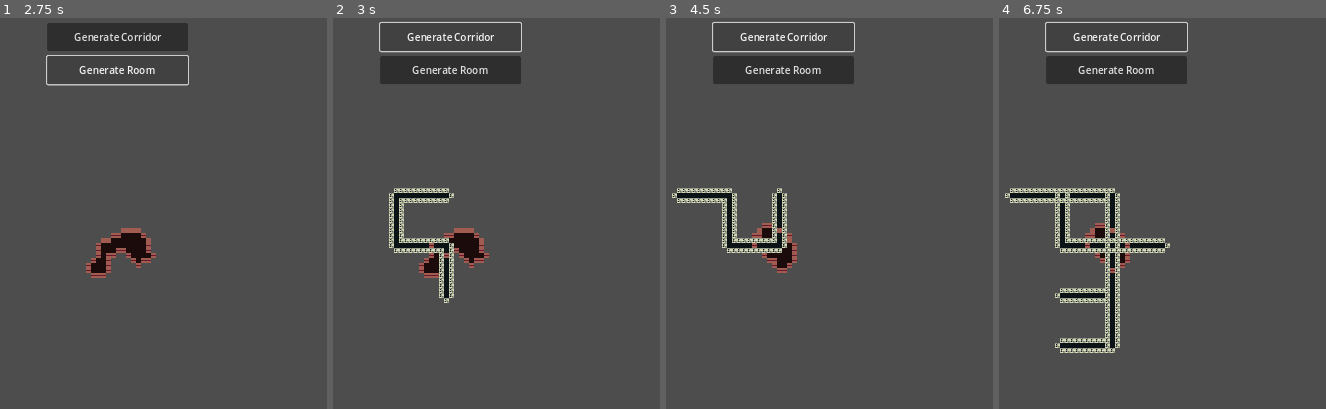
Above: before the commit, frames 1-4 (left to right).
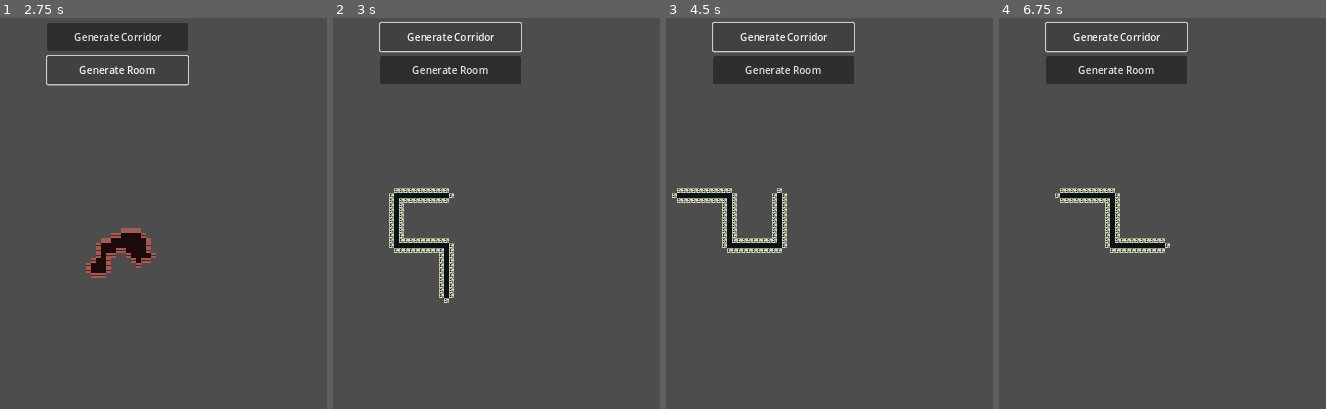
Above: after the commit, the same moments.

Repository: WizardsNStuff/Zealot-of-Wanderlust
Game: Godot game, scene res://Proc Gen/proc_gen.tscn
The game is run twice, just before and just after one commit, with the same random seed, the same clock (stepped at 60 frames per second) and the same inputs. This scene is started directly instead of the project's main scene.
Inputs:
- Up to frame 1 (2.75 s): click "Generate Corridor" at 0.5 s; click "Generate Room" at 1.25 s; click "Generate Room" at 2 s
- Up to frame 2 (3 s): click "Generate Corridor" at 2.75 s
- Up to frame 3 (4.5 s): click "Generate Room" at 3.5 s; click "Generate Corridor" at 4.25 s
- Up to frame 4 (6.75 s): tap Enter at 5, 6.5 s; tap Space at 5.75 s

Frame 1 is identical in both runs. In frame 2, 1.2% of the frame differs, in the area x 26-48%, y 53-67%; in frame 3, 0.7%; in frame 4, 4.3%, in the area x 1-41%, y 43-86%.

Commit message:
fixed bug where previous corridors wouldnt be removed on new corridor generation - added comments

Diff:
--- a/zealot-of-wanderlust/Proc Gen/proc_gen_controller.gd
+++ b/zealot-of-wanderlust/Proc Gen/proc_gen_controller.gd
@@ -91,7 +91,7 @@
 
 	return corridor
 
-# generates corridors and adds their positions to the set of floor positions
+# creates corridors and adds their positions to the set of floor positions
 func create_corridors(floor_positions : Dictionary) -> void:
 	var current_position = proc_gen_data.start_position
 
@@ -107,17 +107,30 @@
 			# add the position to the dictionary
 			floor_positions[position] = null
 
+# generate corridors using a corridor-first approach
+# i.e. generate the corridors first and then add rooms, walls, and other features around them
 func corridor_first_generation() -> void:
+	# dictionary to store the floor tile positions
 	var floor_positions : Dictionary = {}
 
+	# clear floor and wall tilemaps before generating new corridors
+	clear_tiles(floor_tilemap_layer)
+	clear_tiles(wall_tilemap_layer)
+
+	# create corridors and store their positions in floor_positions
 	create_corridors(floor_positions);
 
+	# get the atlas ID for the floor tilemap layer
 	var floor_atlas_id : int = floor_tilemap_layer.atlas_id
+	# get the position of the base corridor floor tile in the atlas
 	var corridor_tile_pos : Vector2i = floor_tilemap_layer.base_corridor_floor_tile_atlas_position
 
+	# get the atlas ID for the wall tilemap layer
 	var wall_atlas_id : int = wall_tilemap_layer.atlas_id
+	# get the position of the base corridor wall tile in the atlas
 	var corridor_wall_tile_pos : Vector2i = wall_tilemap_layer.base_corridor_wall_tile_atlas_position
 
+	# paint the floor tiles
 	paint_tiles(floor_positions, floor_tilemap_layer, floor_atlas_id, corridor_tile_pos)
-
+	# create walls around the corridors using the positions stored in floor_positions
 	create_walls(floor_positions, wall_tilemap_layer, wall_atlas_id, corridor_wall_tile_pos)
